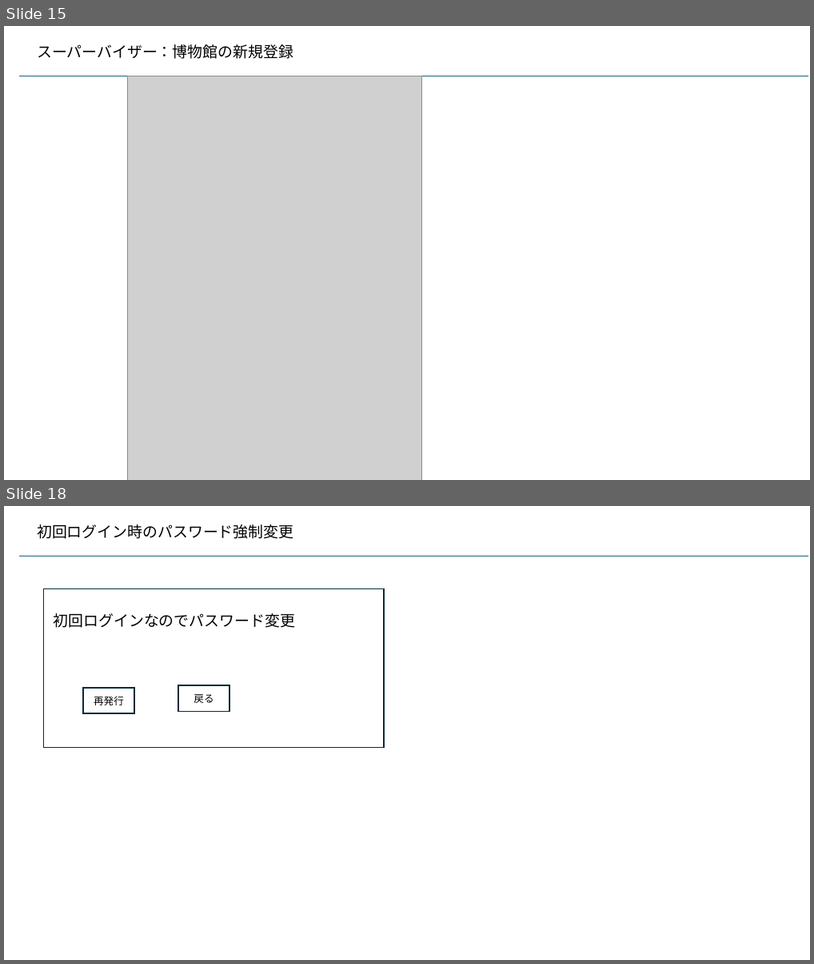
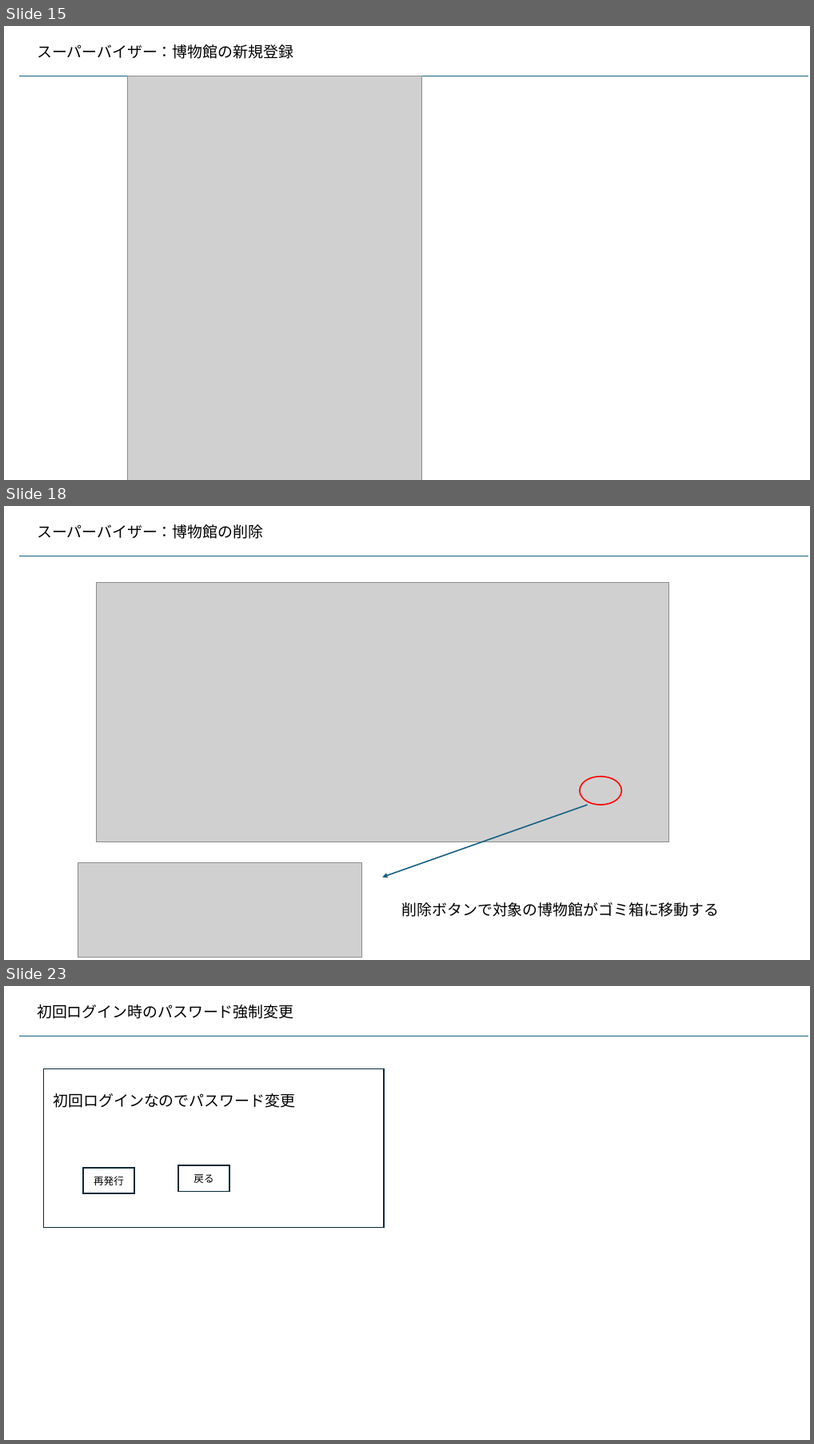
Before and after one commit to kaze-lab/museum_app_proj, a slide deck: 展示物アプリ仕様.pptx. Shown one above the other, each under a label of ours: slides 15 and 18 before the commit, slides 15, 18 and 23 after it; the slides between them are not shown. The pictures are 814x964 and 814x1444 pixels, drawn with LibreOffice and Linux fonts; fonts in the diff are those of the drawing; grey boxes stand for pictures. Boxes give left, top, right and bottom in pixels: in the first picture for what was removed or moved away, otherwise in the second. Text is boxed around its words. In the diff, an @@ line names an element or a change of style, - is before the commit and + after.

Commit message:
新規登録、削除作成

```diff
--- a/展示物アプリ仕様.pptx
+++ b/展示物アプリ仕様.pptx
@@ slide 18 added at [4, 506, 810, 960], background #FFFFFF @@
@@ text added at [37, 524, 263, 539], 18 pt, text #000000 @@
+スーパーバイザー：博物館の削除
@@ line added from (19, 556) to (809, 556), #156082 1.5 pt @@
@@ picture added at [97, 582, 670, 842] @@
@@ ellipse added at [580, 776, 622, 805], outline #FF0000 1.5 pt @@
@@ arrow added from (588, 804) to (382, 877), #156082 1.5 pt @@
@@ picture added at [78, 862, 362, 956] @@
@@ text added at [402, 902, 720, 916], 18 pt, text #000000 @@
+削除ボタンで対象の博物館がゴミ箱に移動する
@@ what was slide 18 is now slide 23 @@
```
Also in this commit, not shown: 2 slides changed, 4 other slides added, 2 other files.
